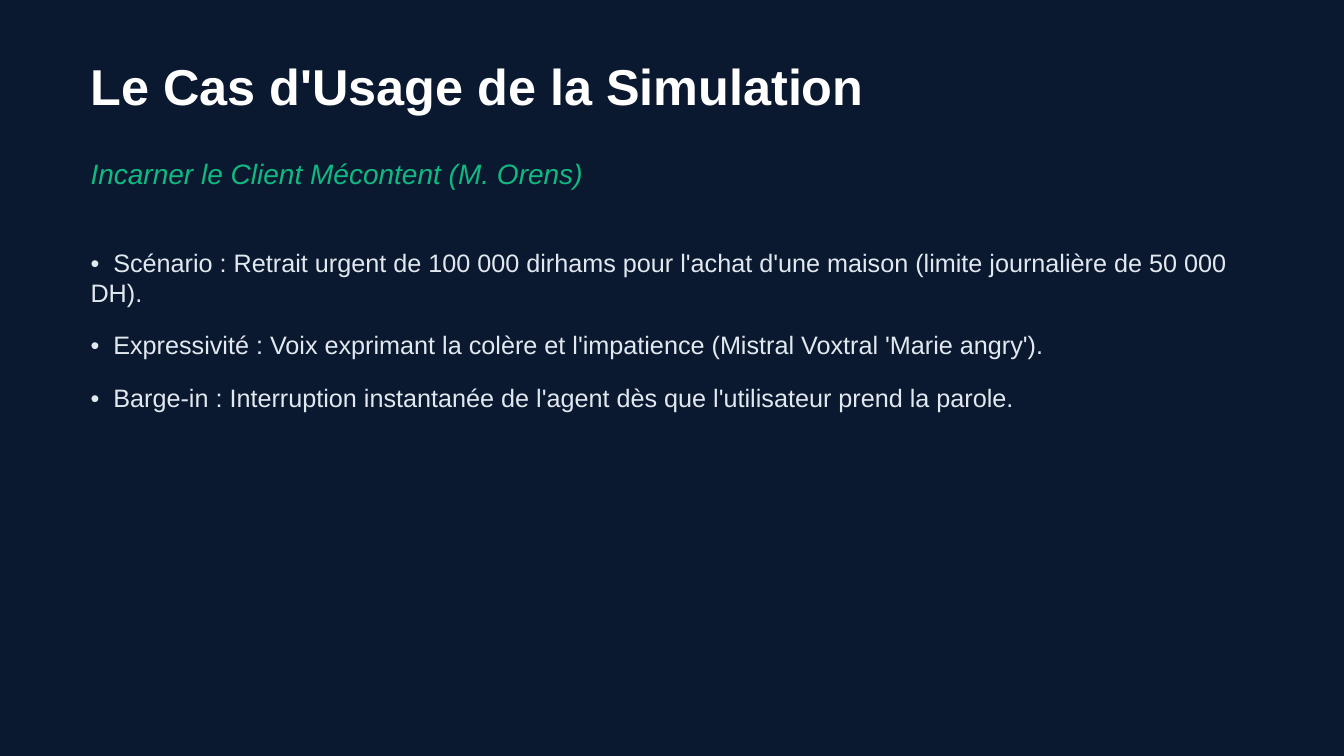
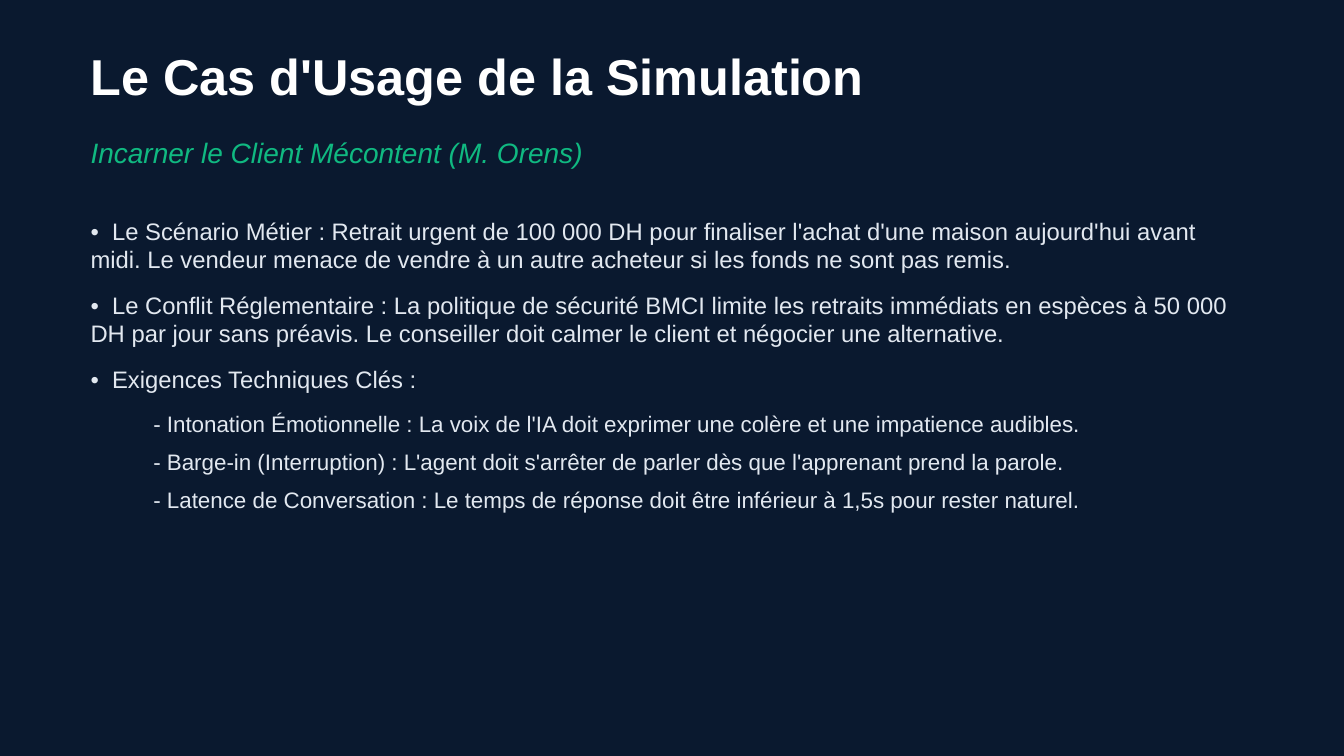
Before and after one commit to OrensObenas/BMCI_Voice_Test, a slide deck: slide 2 of presentation_bmci_livekit.pptx. Drawn at 1344x756 pixels with LibreOffice and Linux fonts; fonts in the diff are those of the drawing. Boxes give left, top, right and bottom in pixels: in the first picture for what was removed or moved away, otherwise in the second. Text is boxed around its words. In the diff, an @@ line names an element or a change of style, - is before the commit and + after.

```diff
--- a/presentation_bmci_livekit.pptx
+++ b/presentation_bmci_livekit.pptx
@@ text "Le Cas d'Usage de la ...": place and size @@
-text "Le Cas d'Usage de la ..." at <box>91,68,863,115</box>
+text "Le Cas d'Usage de la ..." at <box>91,58,863,105</box>
@@ text "Incarner le Client Mécontent (M. ...": place and size @@
-text "Incarner le Client Mécontent (M. ..." at <box>91,163,583,189</box>
+text "Incarner le Client Mécontent (M. ..." at <box>91,142,583,169</box>
@@ text at <box>91,222,1227,513</box>: text changed; size 18 to 17 pt @@
-• Scénario : Retrait urgent de 100 000 dirhams pour l'achat d'une maison (limite journalière de 50 000 DH).
-• Expressivité : Voix exprimant la colère et l'impatience (Mistral Voxtral 'Marie angry').
-• Barge-in : Interruption instantanée de l'agent dès que l'utilisateur prend la parole.
+• Le Scénario Métier : Retrait urgent de 100 000 DH pour finaliser l'achat d'une maison aujourd'hui avant midi. Le vendeur menace de vendre à un autre acheteur si les fonds ne sont pas remis.
+• Le Conflit Réglementaire : La politique de sécurité BMCI limite les retraits immédiats en espèces à 50 000 DH par jour sans préavis. Le conseiller doit calmer le client et négocier une alternative.
+• Exigences Techniques Clés :
+  - Intonation Émotionnelle : La voix de l'IA doit exprimer une colère et une impatience audibles.
+  - Barge-in (Interruption) : L'agent doit s'arrêter de parler dès que l'apprenant prend la parole.
+  - Latence de Conversation : Le temps de réponse doit être inférieur à 1,5s pour rester naturel.
```
Also in this commit, not shown: 9 other slides changed.
